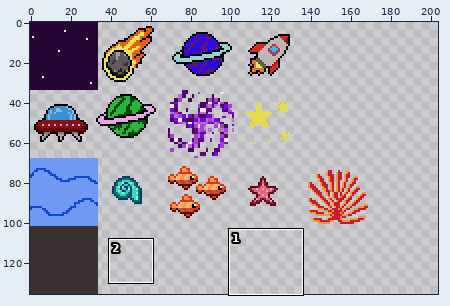
One commit to this sprite sheet: public/assets/tileset.png. Above: a wide view before the commit, with the close-up outlined.
Close-up. Before the commit:
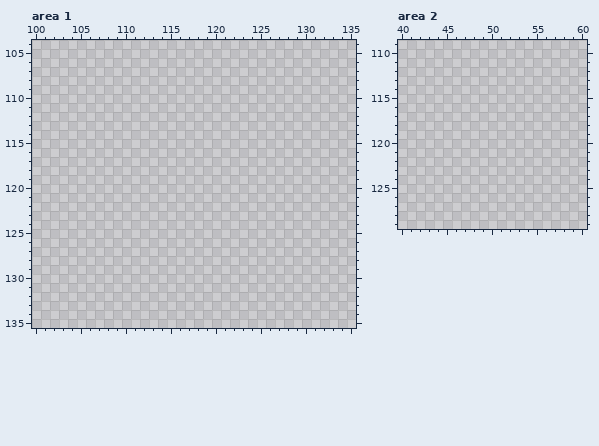
The file is 204x136 pixels. Colours within 5 levels of each other are drawn and written as one. Shown: area 1: x 100..135, y 104..135; area 2: x 40..60, y 109..129. The commit also changed other parts of the picture, which this record leaves out.
The result:
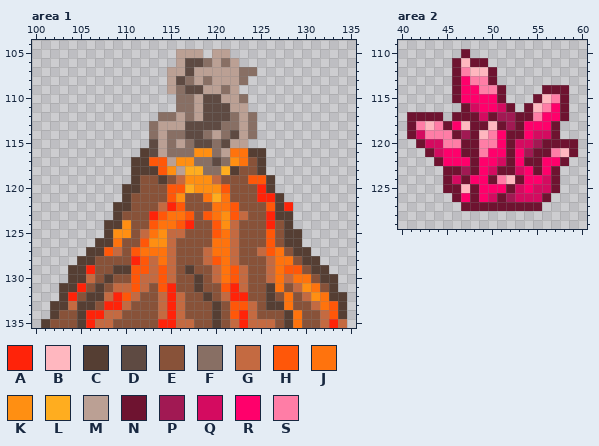
Palette (. is transparent): A #ff2309  B #ffb7bf  C #553e33  D #5e4a42  E #885239  F #886f64  G #c46a41  H #ff5709  J #ff730d  K #ff8f12  L #ffad1f  M #bba094  N #6e1330  P #a11953  Q #d40b60  R #ff006b  S #ff7da6
Changes in this commit:
Area 1:
y 105: x 116..118 ... -> MMM; x 120..121 .. -> MM
y 106: x 116..122 ....... -> MDDFMFM
y 107: x 115..124 .......... -> MMDMMMMMFF
y 108: x 115..123 ......... -> MDFMFMMMF
y 109: x 115..122 ........ -> MFDDMMFM
y 110: x 116..123 ........ -> FFMDDMMF
y 111: x 116..123 ........ -> FFMDDDMM
y 112: x 114..124 ........... -> FFMFMDDDFMF
y 113: x 113..124 ............ -> FMMMDDDDFFMF
y 114: x 113..124 ............ -> FMFFDDFMFDMF
y 115: x 113..123 ........... -> DMFMFDDFDMM
y 116: x 112..125 .............. -> CDMFFFKKFMJJCC
y 117: x 111..125 ............... -> CCHHMKKFFDFKJEC
y 118: x 111..125 ............... -> CCCHKMLLFFLCEEC
y 119: x 111..126 ................ -> CEECEGKKKGEEEHHC
y 120: x 110..126 ................. -> CCEEEHHLKKKHEEEAC
y 121: x 110..127 .................. -> CEEEEHKEEJLJEEEAAC
y 122: x 109..128 .................... -> CCEEEGAHEEEJJHEEEHCA
y 123: x 109..128 .................... -> CEEEAHJJHEHJKHGEEACC
y 124: x 108..128 ..................... -> CCKEEHJJHAEEHKGEEEAEC
y 125: x 108..129 ...................... -> CKKEGJKGGEEEHJGEEEHECC
y 126: x 107..129 ....................... -> CCJEEHKKGEEEEJJGEEEHECC
y 127: x 106..130 ......................... -> CCHGEHJJJGEEEGJJGEEGHJECC
y 128: x 105..131 ........................... -> CCEEEEAHGJGEEEGHJGEEEGJJECC
y 129: x 104..132 ............................. -> CCAEECCHHGHGECEEGJHGEEGJHHECC
y 130: x 104..133 .............................. -> CCGECEEHGGHGEECEGJHGEEGJGJJECC
y 131: x 103..133 ............................... -> CCAECEGGHGEHAEECEEHAGEECJEGKJEC
y 132: x 103..134 ................................ -> CAECCGAHGEEGAGEECEGAAEECEJEGKJCC
y 133: x 102..134 ................................. -> CCGCCEAAGEEEGAGEEECEHHGECCJEEGJHC
y 134: x 102..134 ................................. -> CEECAAGGEEEEGAGEEECEHAGEEECJEEGHC
y 135: x 101..134 .................................. -> CEEECAGGEEEEEAAGGEECEGAGGGECJEEGAG
Area 2:
y 110: x 47 . -> N
y 111: x 46..49 .... -> NBNN
y 112: x 46..50 ..... -> NSBBN
y 113: x 46..50 ..... -> NRSSN
y 114: x 46..51 ...... -> NRRSSN; x 56..58 ... -> NNN
y 115: x 46..51 ...... -> NRRRRN; x 55..58 .... -> NBSN
y 116: x 47..52 ...... -> NQRRQN; x 54..58 ..... -> NBSRN
y 117: x 41..44 .... -> NNNN; x 46..58 ............. -> NNNQNPPNNSRRN
y 118: x 41..57 ................. -> NSBSNRBNNBNPNRRRN
y 119: x 41..57 ................. -> NQSSSNPNBSRNNRQQN
y 120: x 42..59 .................. -> NQQSSNNSSRNQQPNNNN
y 121: x 43..59 ................. -> NQRRNNSRRNRPNNSBN
y 122: x 44..58 ............... -> NRRRNRRQNRNNRRN
y 123: x 45..57 ............. -> NNPNRQNNQRNRN
y 124: x 45..57 ............. -> NQNRRNSBNRRQN
y 125: x 45..57 ............. -> NNBNRRRNQRQQN
y 126: x 46..56 ........... -> NRNRQNPQQQN
y 127: x 47..55 ......... -> NNNNNNNNN
Changed places in both close-ups, as pixel boxes (x1, y1, x2, y2):
added: (41, 49, 347, 328)
added: (407, 49, 578, 211)
